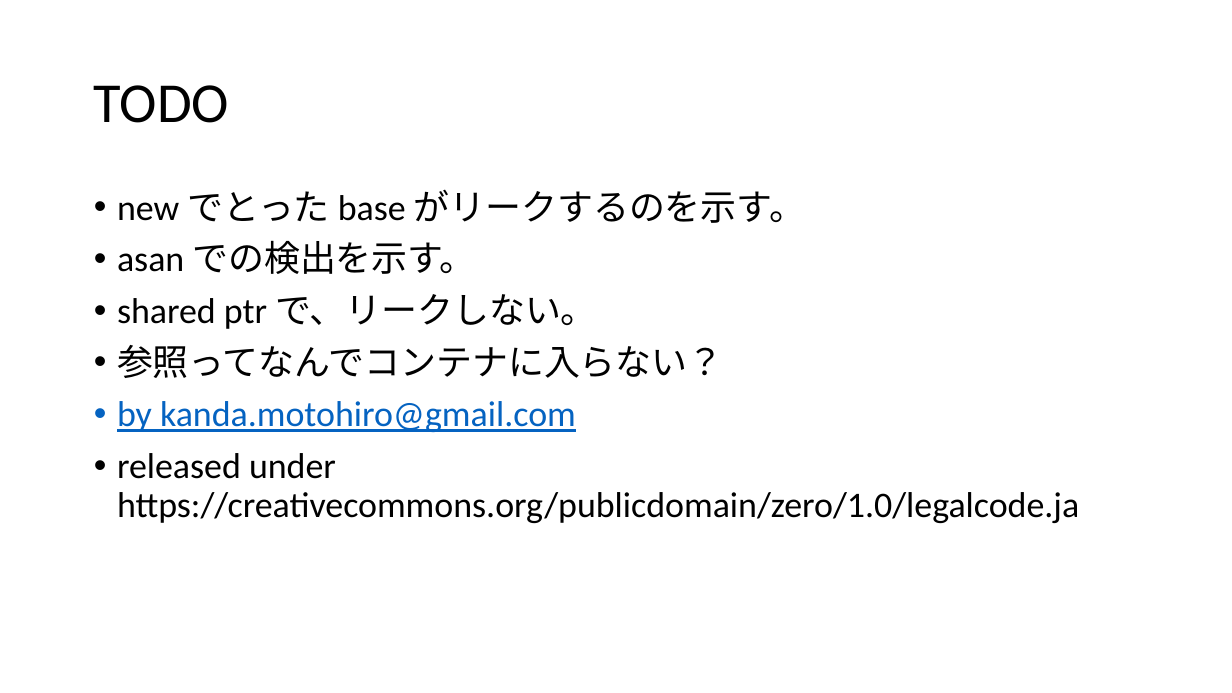
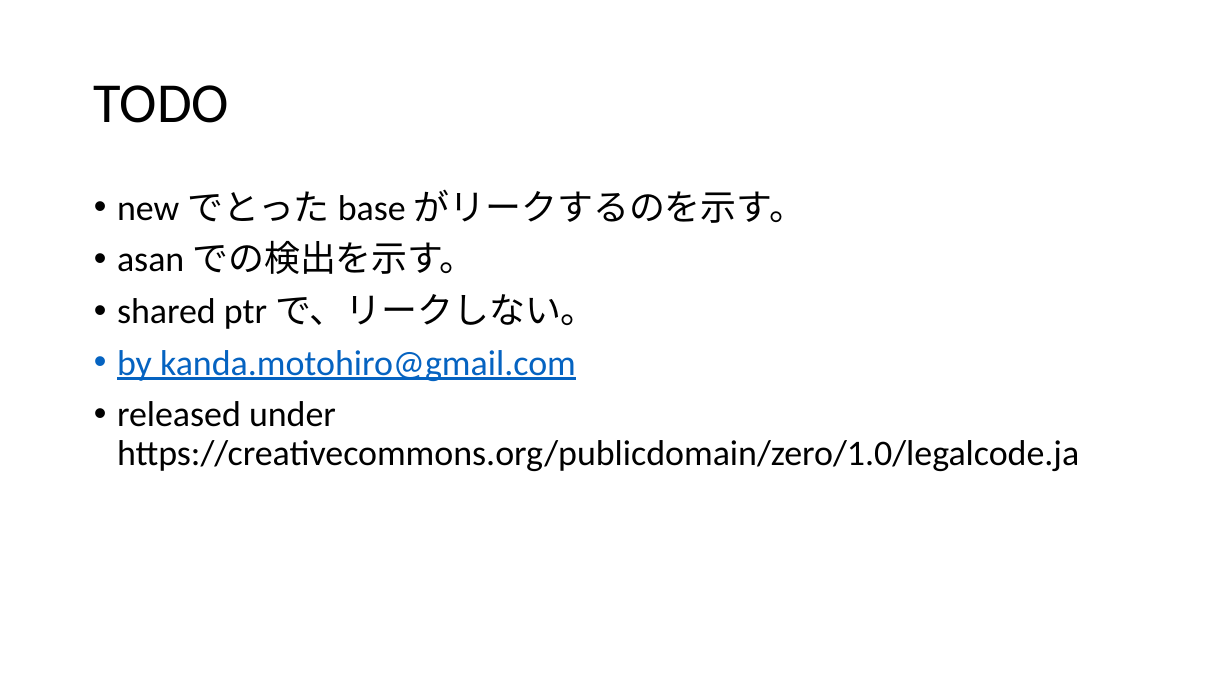
Before and after one commit to Kanda-Motohiro/cppsample, a slide deck: slide 7 of cppsample.pptx (slide 6 before the commit). Drawn at 1232x693 pixels with LibreOffice and Linux fonts; fonts in the diff are those of the drawing. Boxes give left, top, right and bottom in pixels: in the first picture for what was removed or moved away, otherwise in the second. Text is boxed around its words. In the diff, an @@ line names an element or a change of style, - is before the commit and + after.

```diff
--- a/cppsample.pptx
+++ b/cppsample.pptx
@@ text at bbox=[117, 345, 723, 378]: paragraph removed @@
-• 参照ってなんでコンテナに入らない？
```
Also in this commit, not shown: 1 slide added.
